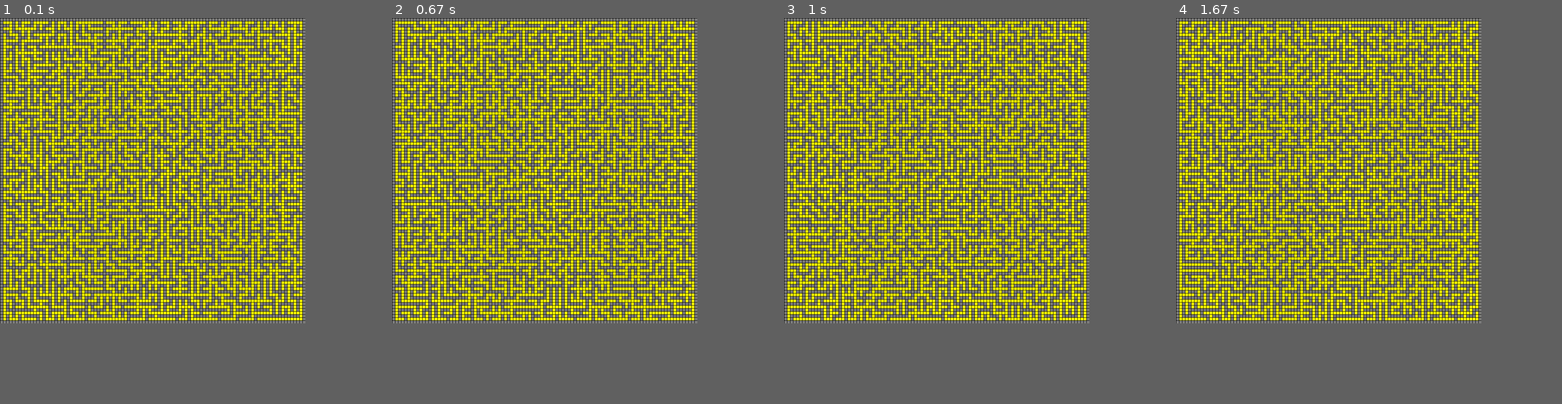
Above: before the commit, frames 1-4 (left to right).
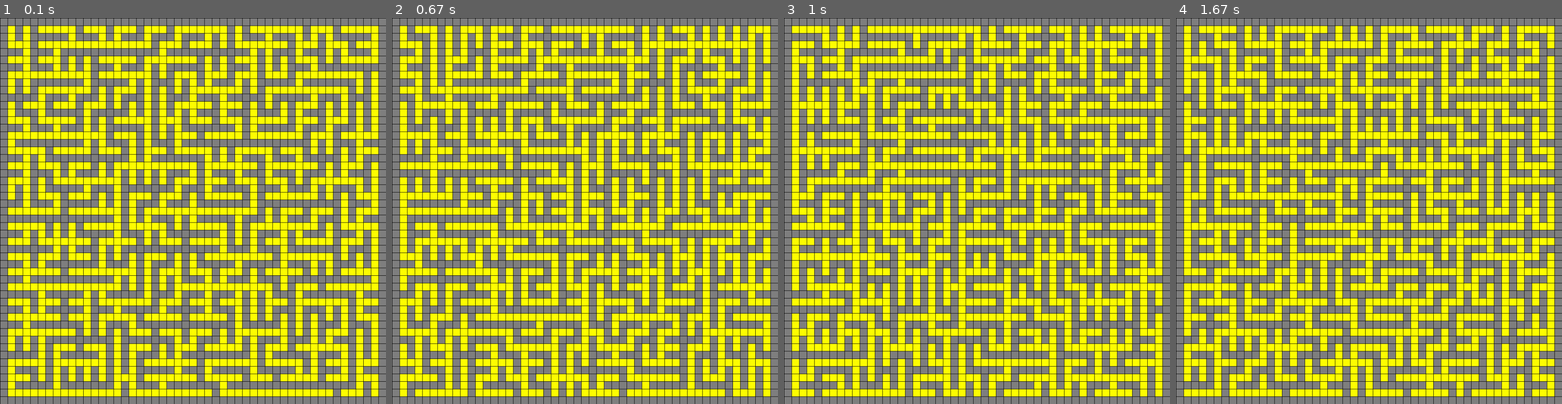
Above: after the commit, the same moments.

Repository: OldieKonrad/py_maze
Game: pygame game, started from maze_pygame.py
Same seed, same stepped clock (60 frames per second), same inputs: the game is played once before the commit and once after it.
Inputs:
- Up to frame 1 (0.1 s): no input
- Up to frame 2 (0.67 s): tap Space at 0.33 s
- Up to frame 3 (1 s): tap Space at 0.67 s
- Up to frame 4 (1.67 s): tap Space at 1 s
In our replay, the window is 712x712 before the commit and 900x900 after it. These sizes can differ from the game's own. Grey fills any space a smaller window leaves; there, only what the larger window draws over its background counts as a difference.

The runs differ from the first frame. In frame 1, 65% of the frame differs, in the area x 0-100%, y 0-100%; in frame 2, 66%; in frame 3, 66%; in frame 4, 65%.

Commit message:
algo switch

Diff:
--- a/MazeGenerator.py
+++ b/MazeGenerator.py
@@ -5,14 +5,16 @@
 HEIGHT = 3
 
 class Maze():
-    def __init__(self, width, height) -> None:
+    def __init__(self, width=WIDTH, height=HEIGHT, algo='WILSON') -> None:
         self.width = width
         self.height = height
         self.graph = defaultdict(lambda : set())
         self.grid = []
+        self.algo = algo
 
         #self.genmaze(self.width, self.height)
-        self.genmazewilson(self.width, self.height)
+        print()
+        self.genmaze(self.width, self.height)
 
     def neighbors(self, col, row):
         noffset = [(-1, 0), (0, -1), (1, 0), (0, 1)]
@@ -31,6 +33,18 @@
         return lneighbors
 
     def genmaze(self, width, height):
+        # switch between algorithmen
+        match self.algo:
+            case 'BTRACK':
+                print('Using backtrack algorithm for maze generating')
+                self.genmazebtrack(width, height)
+            case 'WILSON':
+                print('Using wilson algorithm for maze generating')
+                self.genmazewilson(width, height)
+            case _:
+                print('Unknown algorithm')
+
+    def genmazebtrack(self, width, height):
         # backtrack / dfs algorithmus
         self.width = width
         self.height = height
--- a/maze_pygame.py
+++ b/maze_pygame.py
@@ -4,14 +4,16 @@
 
 pygame.init()
 
+ALGO = 'WILSON'
+
 BLACK = (0, 0, 0)
 GREY = (128, 128, 128)
 YELLOW = (255, 255, 0)
 
 
-GRID_WIDTH = 50
-GRID_HEIGHT = 50
-TILE_SIZE = 8
+GRID_WIDTH  = 25
+GRID_HEIGHT = 25
+TILE_SIZE = 20
 WIDTH  = ((GRID_WIDTH *2)+1) * TILE_SIZE
 HEIGHT = ((GRID_HEIGHT*2)+1) * TILE_SIZE
 
